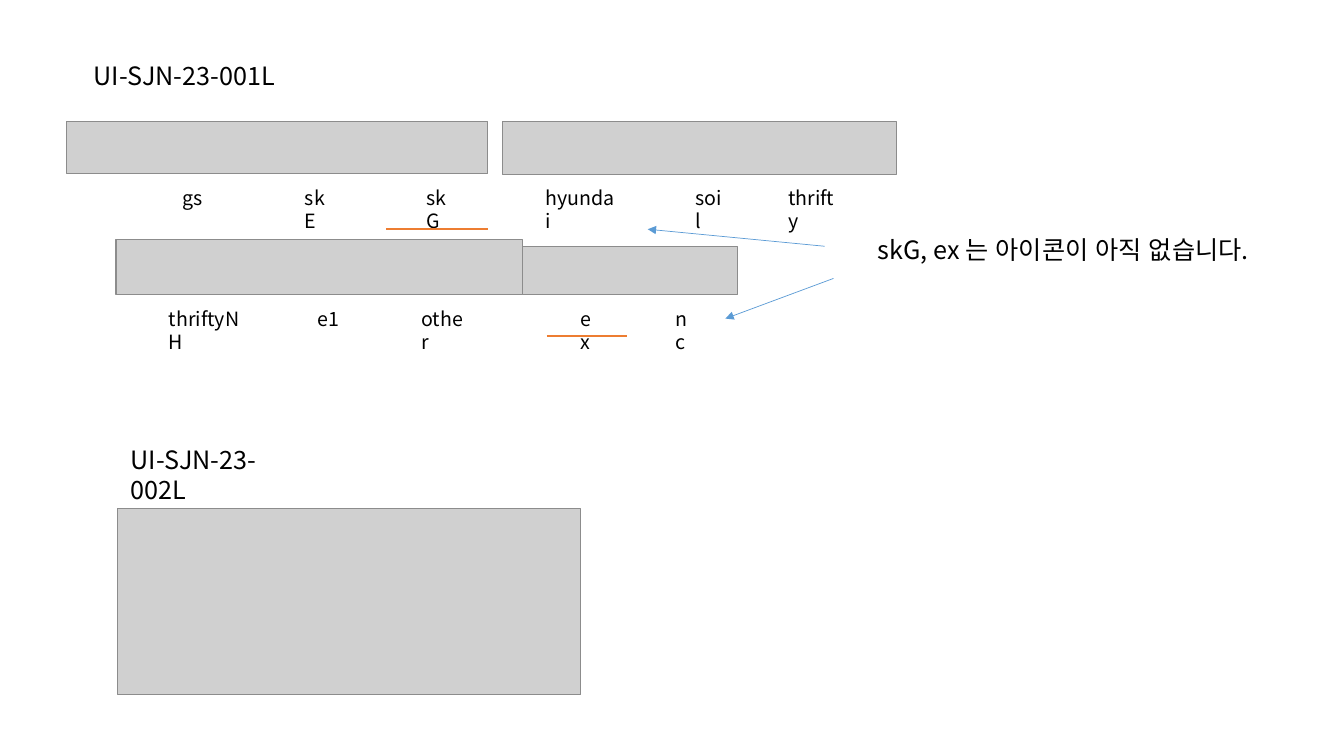
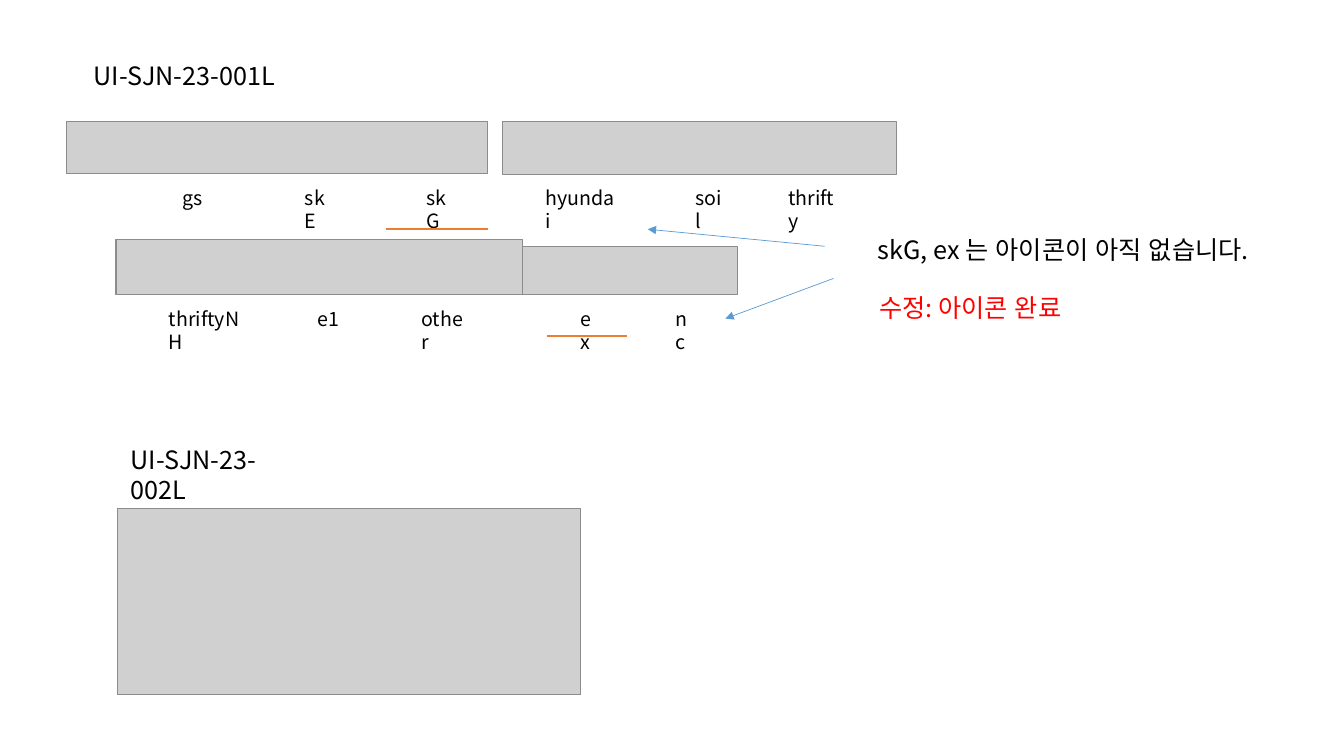
Before and after one commit to jeoungGyy/sejong, a slide deck: slide 5 of ppt/03-30.pptx. Drawn at 1344x756 pixels with LibreOffice and Linux fonts; fonts in the diff are those of the drawing; grey boxes stand for pictures. Boxes give left, top, right and bottom in pixels: in the first picture for what was removed or moved away, otherwise in the second. Text is boxed around its words. In the diff, an @@ line names an element or a change of style, - is before the commit and + after.

Commit message:
수정사항 반영

```diff
--- a/ppt/03-30.pptx
+++ b/ppt/03-30.pptx
@@ text added at (879,296,1061,319), 18 pt, text #FF0000 @@
+수정: 아이콘 완료
```
Also in this commit, not shown: 1 other slide changed, 5 other files.
